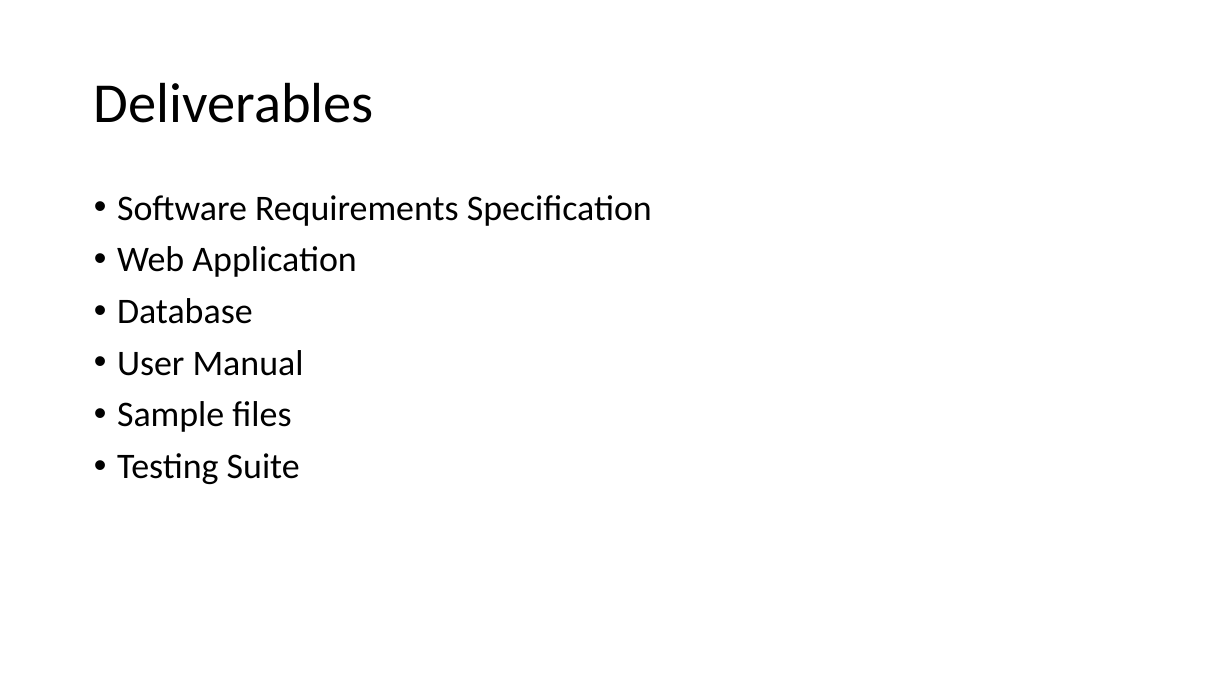
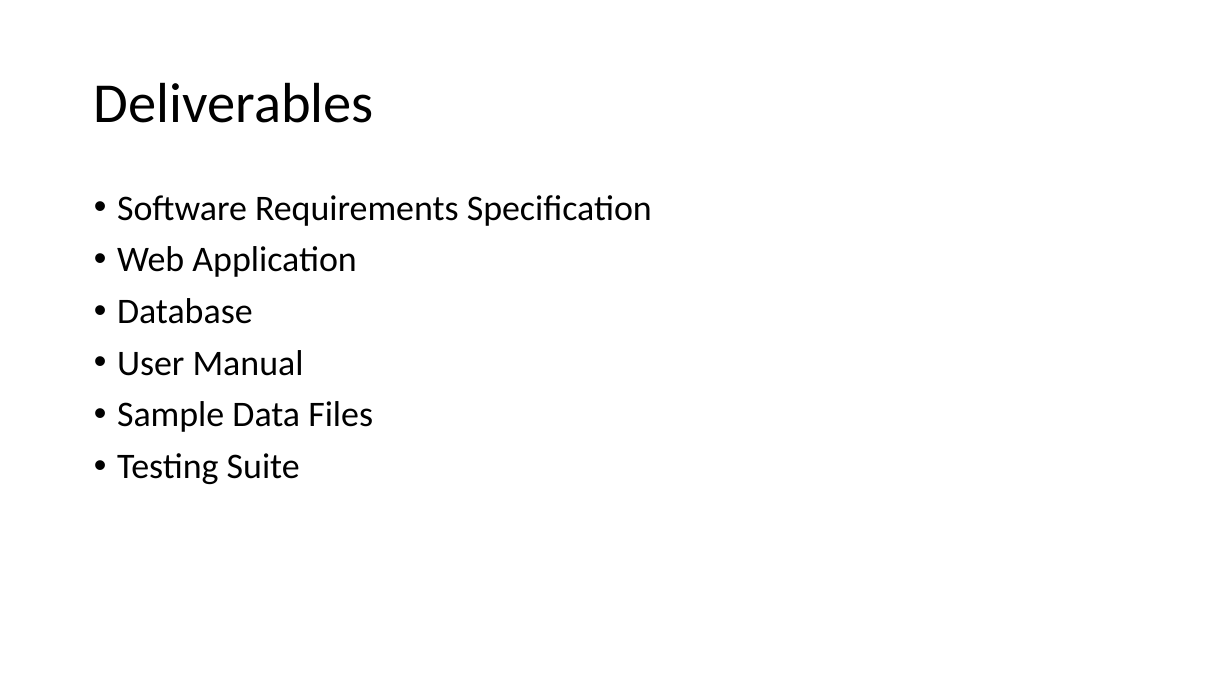
Before and after one commit to nclewis96/StOut, a slide deck: slide 3 of Documentation/SRDesignInitial.pptx. Drawn at 1232x693 pixels with LibreOffice and Linux fonts; fonts in the diff are those of the drawing. Boxes give left, top, right and bottom in pixels: in the first picture for what was removed or moved away, otherwise in the second. Text is boxed around its words. In the diff, an @@ line names an element or a change of style, - is before the commit and + after.

```diff
--- a/Documentation/SRDesignInitial.pptx
+++ b/Documentation/SRDesignInitial.pptx
@@ text at box(117, 401, 373, 432): text changed @@
-• Sample files
+• Sample Data Files
```
Also in this commit, not shown: 8 slides added, 1 other file.
